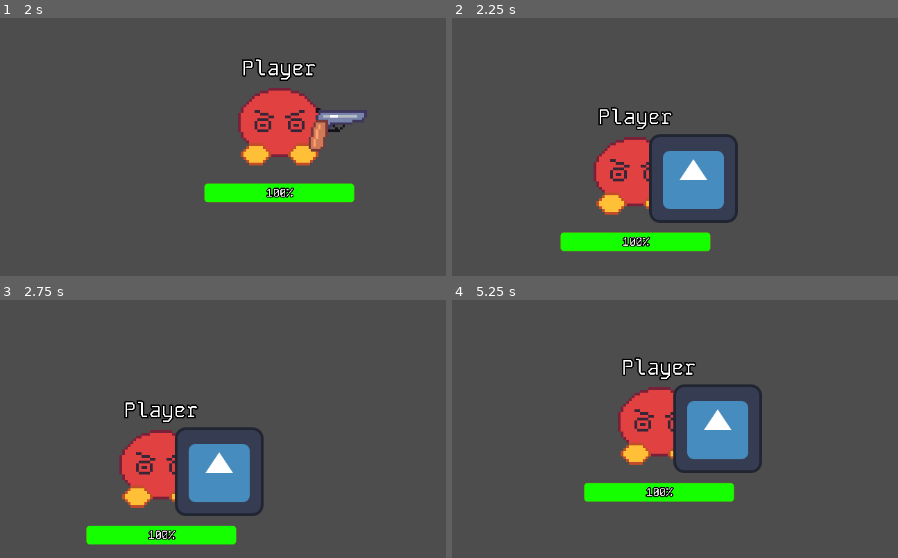
Above: before the commit, frames 1-4 (two rows, left to right).
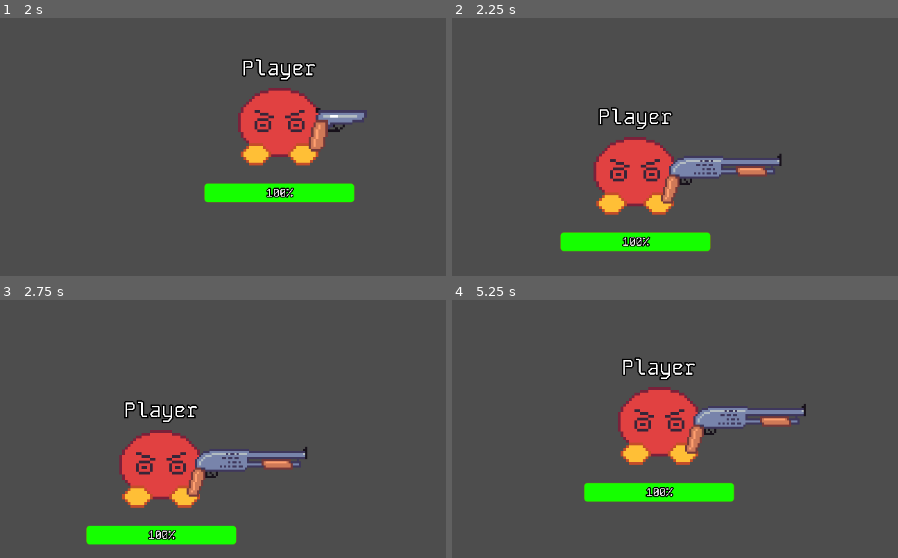
Above: after the commit, the same moments.

Repository: Shuflduf/MultiMurder
Game: Godot game, scene res://scenes/player.tscn
The game is run twice, just before and just after one commit, with the same random seed, the same clock (stepped at 60 frames per second) and the same inputs. This scene is started directly instead of the project's main scene. The engine's default icon, where the game draws it, is replaced by a stand-in: a white triangle on a blue panel in a dark square.
Inputs (mouse positions are in pixels of both pictures, inside the frame that each line leads up to):
- Up to frame 1 (2 s): tap Enter at 0.5 s; move the mouse to (374, 118) at 0.52 s; press the mouse at (374, 118) at 0.53 s; hold D (right) 0.53-1.28 s; move the mouse to (40, 162) at 1.27 s; release the mouse at (40, 162) at 1.28 s; hold S (down) from 1.28 s (still down); tap 1 (switch_1) at 1.35 s
- Up to frame 2 (2.25 s): move the mouse to (732, 41) at 2.02 s; release S (down) at 2.03 s; hold D (right) from 2.03 s (still down); hold 2 (switch_2) from 2.03 s (still down)
- Up to frame 3 (2.75 s): keep holding D (right); keep holding 2 (switch_2)
- Up to frame 4 (5.25 s): move the mouse to (612, 511) at 2.77 s; release D (right) at 2.78 s; release 2 (switch_2) at 2.78 s; hold W (up) 2.78-3.53 s; tap 3 (switch_3) at 2.85 s; move the mouse to (893, 490) at 3.52 s; press the mouse at (893, 490) at 3.53 s; hold A (left) 3.53-5.03 s; move the mouse to (outside the picture) at 4.27 s; release the mouse at (outside the picture) at 4.28 s; tap 1 (switch_1) at 4.35 s; move the mouse to (692, 421) at 5.02 s; hold S (down) from 5.03 s (still down); hold 2 (switch_2) from 5.03 s (still down)

Frame 1 is identical in both runs. In frame 2, 5.1% of the frame differs, in the area x 44-74%, y 44-80%; in frame 3, 5.1%; in frame 4, 5.2%, in the area x 49-80%, y 32-68%.

Commit message:
shotgun works with new system

Diff:
--- a/scenes/guns/shotgun.tscn
+++ b/scenes/guns/shotgun.tscn
@@ -15,16 +15,18 @@
 recoil = 20
 reload_speed = 3.0
 
-[node name="Sprite2D" parent="barrel" index="0"]
-position = Vector2(47, 0)
-scale = Vector2(3.5, 3.5)
+[node name="Hand" parent="." index="0"]
+position = Vector2(124, 0)
+
+[node name="Sprite2D" parent="Hand" index="0"]
+scale = Vector2(3, 3)
 texture = ExtResource("3_yn016")
 
-[node name="BulletPoint" parent="barrel/Flip" index="0"]
-position = Vector2(136, -28)
+[node name="BulletPoint" parent="Hand/Flip" index="0"]
+position = Vector2(25, -8)
 
-[node name="ReloadIndicator" parent="barrel/Flip" index="1"]
-offset_left = 100.0
-offset_top = -76.0
-offset_right = 138.0
-offset_bottom = -38.0
+[node name="ReloadIndicator" parent="Hand/Flip" index="1"]
+offset_left = 35.0
+offset_top = -77.0
+offset_right = 73.0
+offset_bottom = -39.0
--- a/scripts/guns/base_gun.gd
+++ b/scripts/guns/base_gun.gd
@@ -64,7 +64,6 @@
 		spawn_bullet(bullet, hand.global_transform)
 		ammo -= 1
 
-
 func recoil_gun():
 	var back_tween = get_tree().create_tween()
 	var offset = -1
